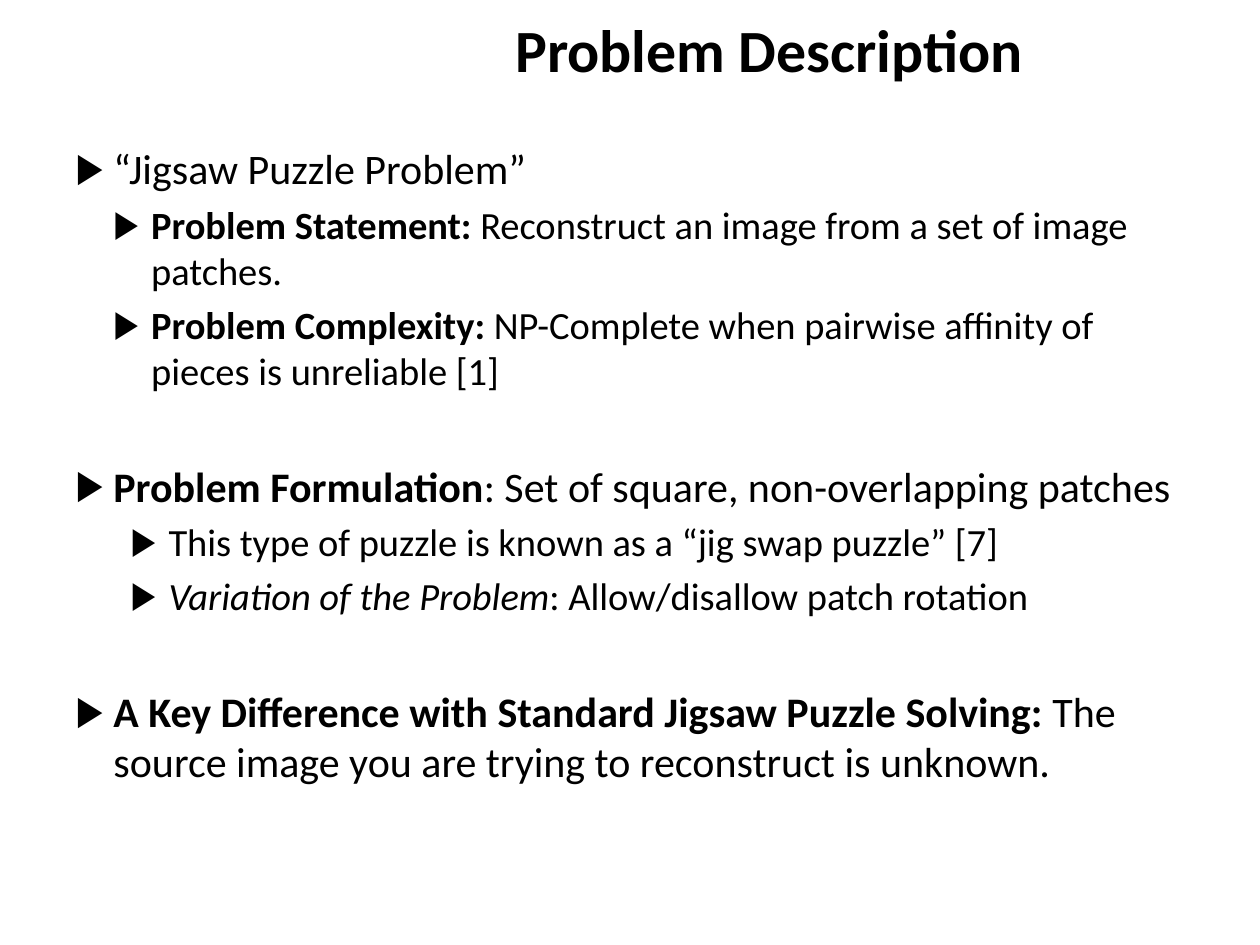
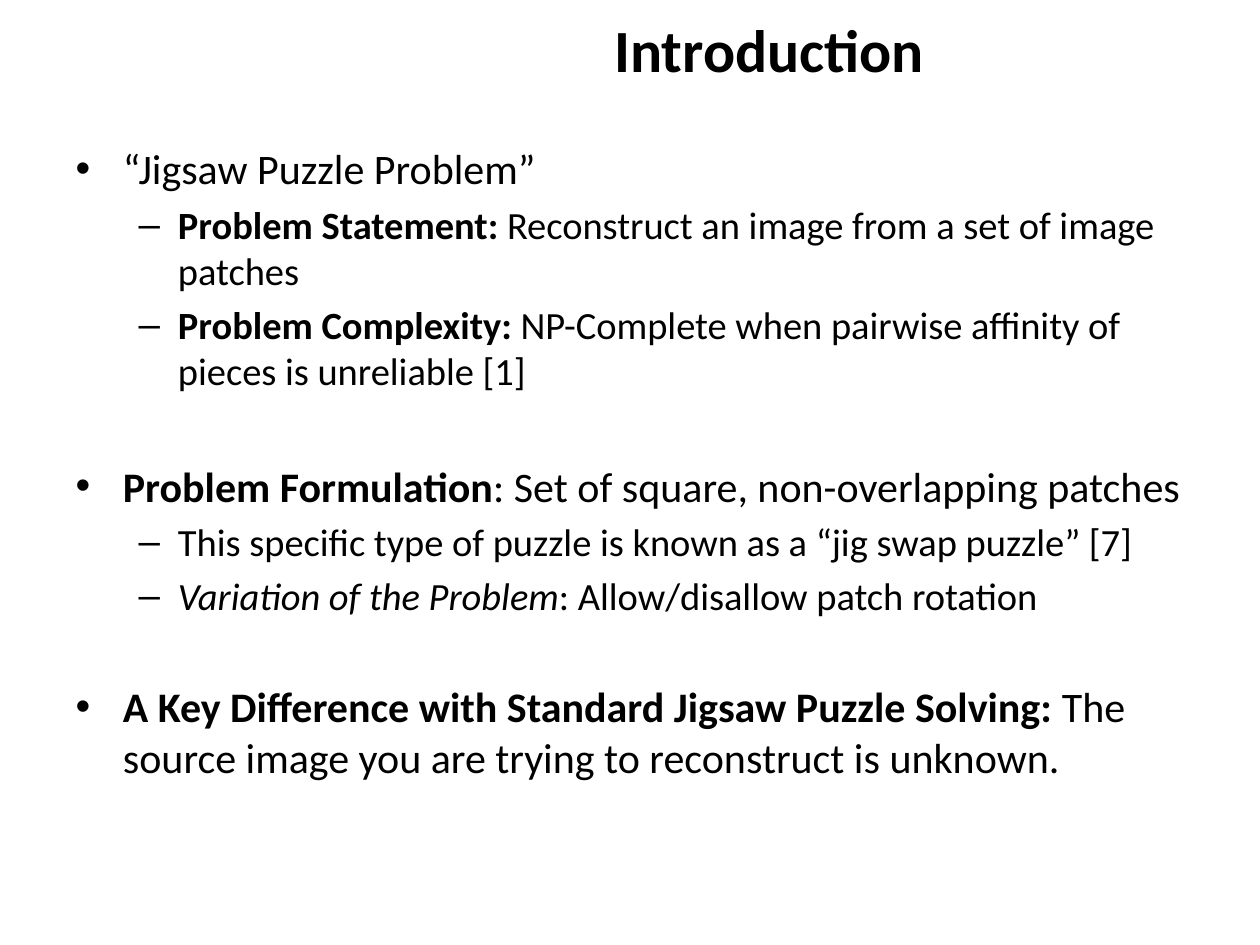
Before and after one commit to ZaydH/sjsu_thesis, a slide deck: slide 2 of Papers/Zayd_Hammoudeh_-_Square_Jigsaw_Puzzle_Problem_Literature_Review.pptx. Drawn at 1260x945 pixels with LibreOffice and Linux fonts; fonts in the diff are those of the drawing; background and template pictures are left out. Boxes give left, top, right and bottom in pixels: in the first picture for what was removed or moved away, otherwise in the second. Text is boxed around its words. In the diff, an @@ line names an element or a change of style, - is before the commit and + after.

Commit message:
Another incremental update of the literature review.  Including a new image to the file as well as a cleanup of the patch histogram image.

```diff
--- a/Papers/Zayd_Hammoudeh_-_Square_Jigsaw_Puzzle_Problem_Literature_Review.pptx
+++ b/Papers/Zayd_Hammoudeh_-_Square_Jigsaw_Puzzle_Problem_Literature_Review.pptx
@@ title at (614, 30, 923, 73): text changed @@
-Problem Description
+Introduction
@@ text at (123, 154, 1179, 781): bullet ▶ to •; bullet ▶ to – @@
@@ text at (178, 212, 1154, 292): text changed @@
-  ▶ Problem Statement: Reconstruct an image from a set of image patches.
+  – Problem Statement: Reconstruct an image from a set of image patches
@@ text at (178, 528, 1132, 563): text changed @@
-  ▶ This type of puzzle is known as a “jig swap puzzle” [7]
+  – This specific type of puzzle is known as a “jig swap puzzle” [7]
```
Also in this commit, not shown: 4 other slides changed, 2 slides added, 2 other files.
